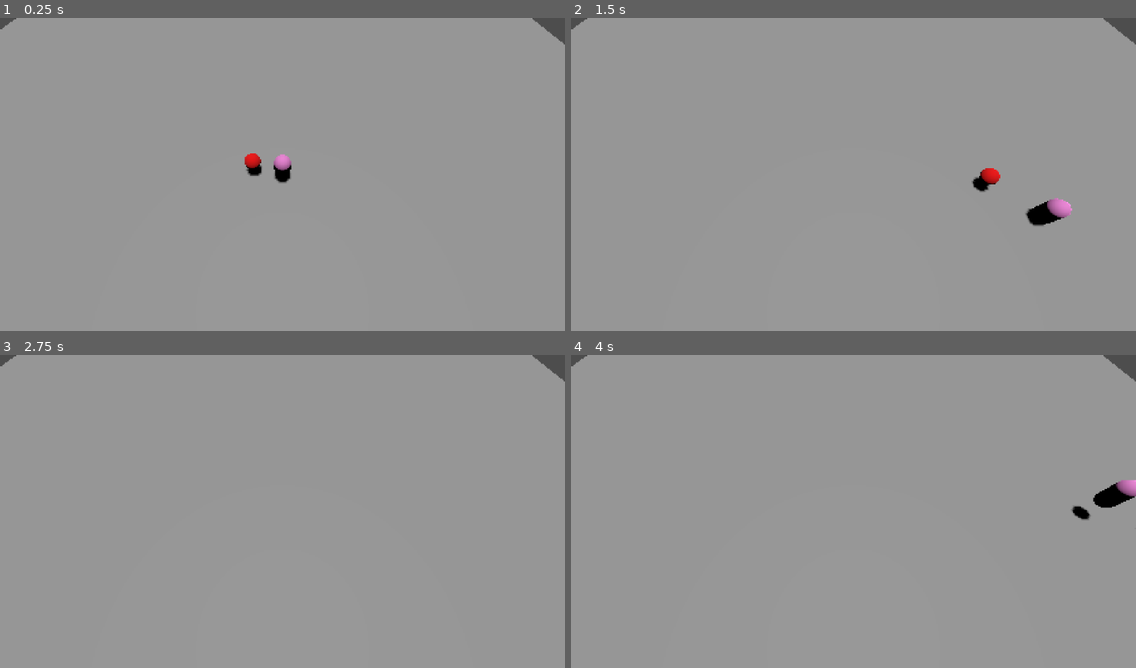
Above: before the commit, frames 1-4 (two rows, left to right).
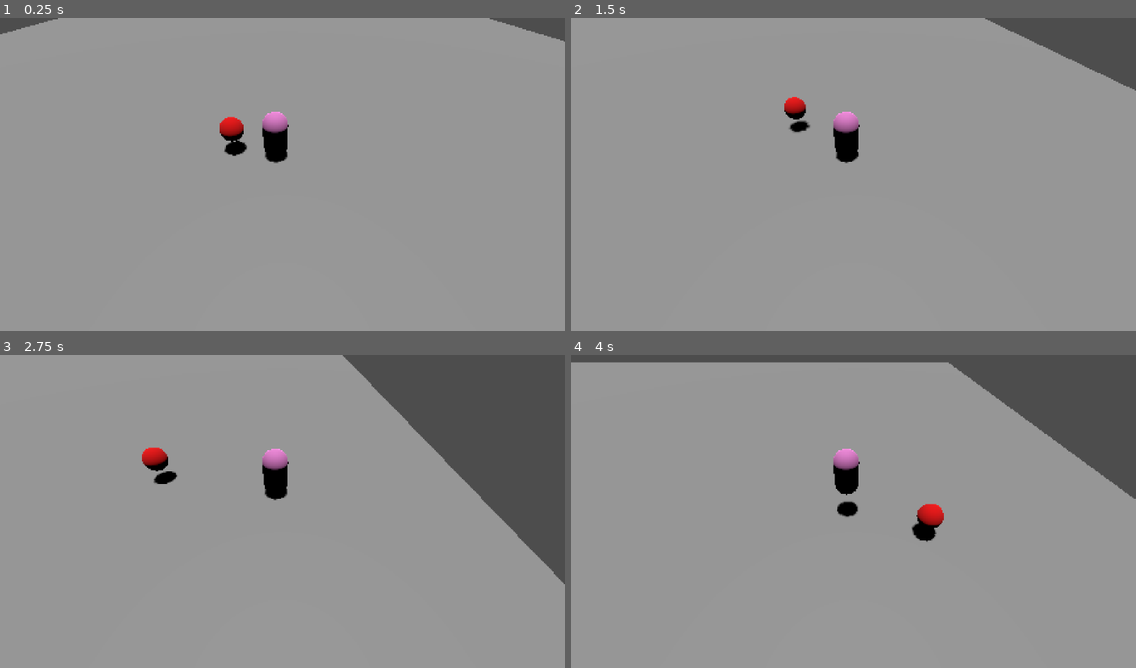
Above: after the commit, the same moments.

Repository: malouluna/graveyard
Game: Godot game, scene res://main.tscn
Same seed, same stepped clock (60 frames per second), same inputs: the game is played once before the commit and once after it.
Inputs:
- Up to frame 1 (0.25 s): no input
- Up to frame 2 (1.5 s): hold D (move_right) 0.53-1.28 s; tap Space (jump) at 0.77 s; hold S (move_back) from 1.28 s (still down)
- Up to frame 3 (2.75 s): tap Space (jump) at 1.52 s; release S (move_back) at 2.03 s; hold D (move_right) from 2.03 s (still down)
- Up to frame 4 (4 s): release D (move_right) at 2.78 s; hold W (move_forward) 2.78-3.53 s; tap Space (jump) at 3.02, 3.77 s; hold A (move_left) from 3.53 s (still down)

The runs differ from the first frame. In frame 1, 2.0% of the frame differs, in the area x 0-100%, y 0-53%; in frame 2, 4.7%; in frame 3, 15%, in the area x 0-100%, y 0-74%; in frame 4, 11%.

Commit message:
Fixed Camera umgesetzt

Diff:
--- a/main.tscn
+++ b/main.tscn
@@ -49,11 +49,10 @@
 [node name="Player" parent="SubViewportContainer/SubViewport" groups=["player"] instance=ExtResource("1_ig7tw")]
 transform = Transform3D(1, 0, 0, 0, 1, 0, 0, 0, 1, 1, 2, 0)
 
-[node name="CameraPivot" type="Marker3D" parent="SubViewportContainer/SubViewport"]
-transform = Transform3D(1, 0, 0, 0, 0.5, 0.866025, 0, -0.866025, 0.5, 0, 2, 23)
+[node name="CameraPivot" type="Marker3D" parent="SubViewportContainer/SubViewport/Player"]
+transform = Transform3D(1, 0, 0, 0, 0.682458, 0.730925, 0, -0.730925, 0.682458, 0.281281, 4.94359, 6.74079)
 
-[node name="Camera3D" type="Camera3D" parent="SubViewportContainer/SubViewport/CameraPivot"]
-transform = Transform3D(1, 0, 0, 0, 1, -2.98023e-08, 0, 2.98023e-08, 1, 1, 19, 0)
+[node name="Camera3D" type="Camera3D" parent="SubViewportContainer/SubViewport/Player/CameraPivot"]
 
 [node name="Enemy" parent="SubViewportContainer/SubViewport" instance=ExtResource("2_0xm2m")]
 transform = Transform3D(1, 0, 0, 0, 1, 0, 0, 0, 1, -3, 1, -1)
